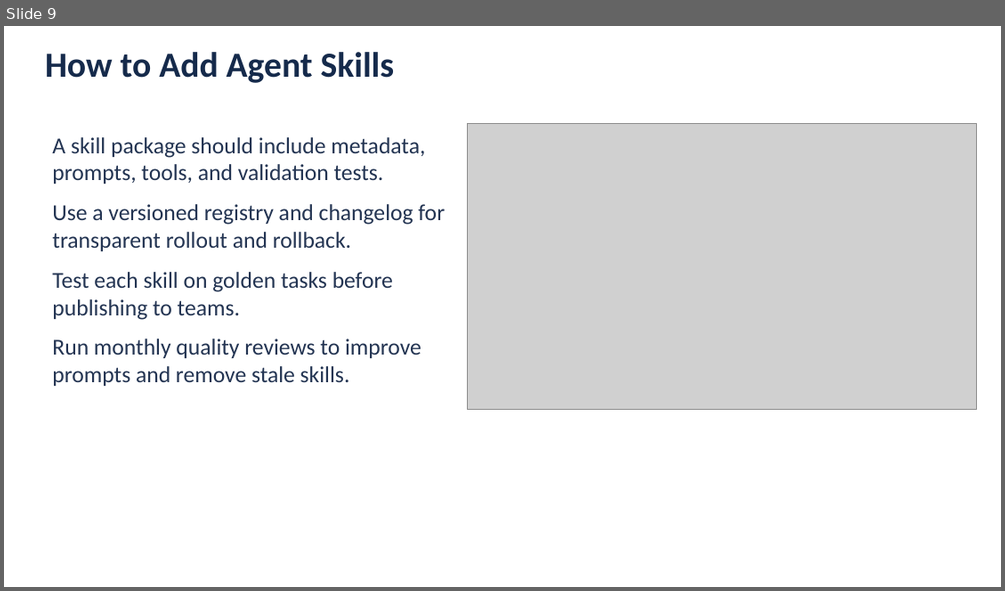
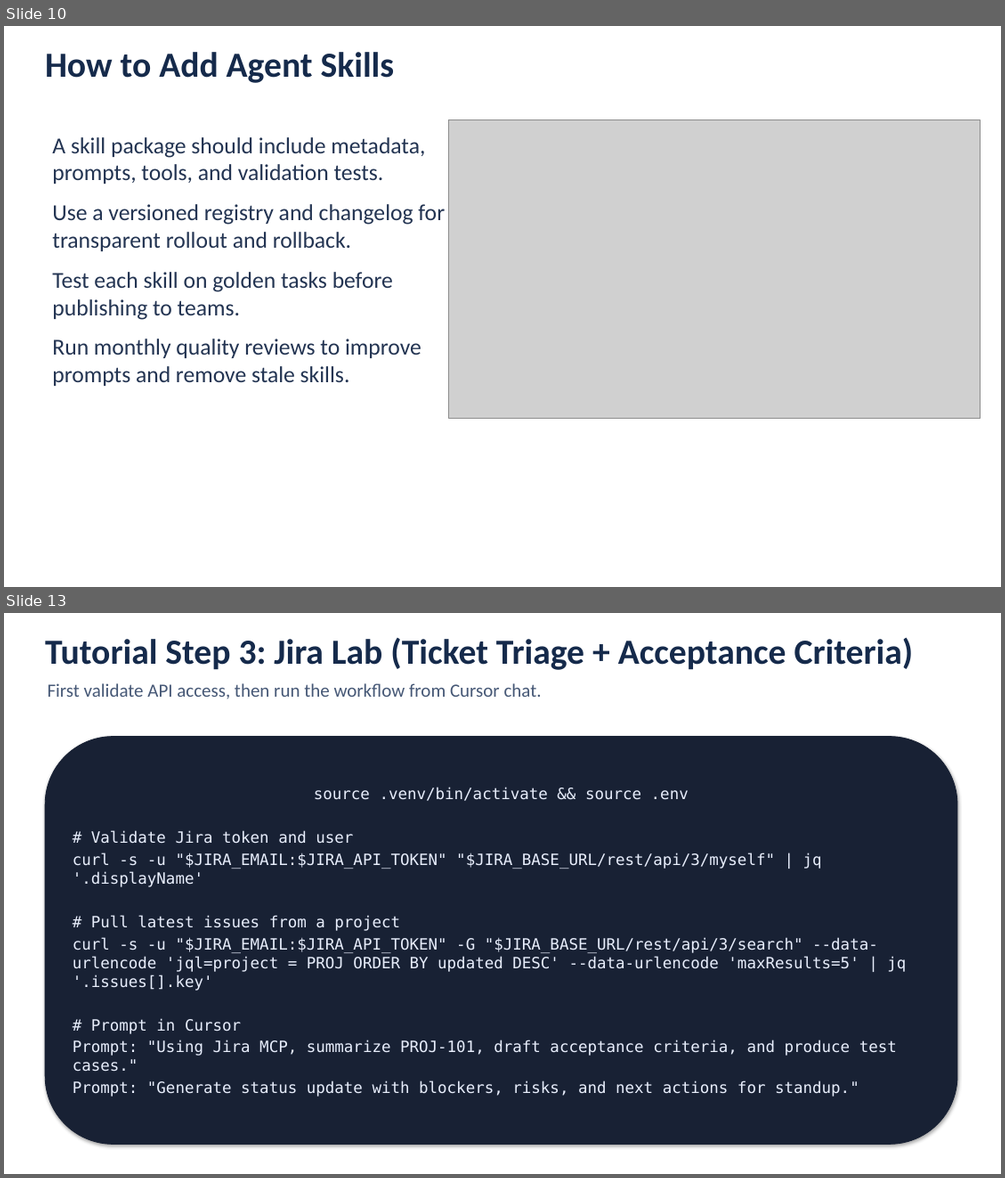
Before and after one commit to hassanahmedfoodservicesdirectunilever/cursor, a slide deck: Solution_Assessment_Cursor_AI_Capabilities_Integration_Review.pptx. Shown one above the other, each under a label of ours: slide 9 before the commit, slides 10 and 13 after it; the slides between them are not shown. The pictures are 1005x591 and 1005x1178 pixels, drawn with LibreOffice and Linux fonts; fonts in the diff are those of the drawing; grey boxes stand for pictures. Boxes give left, top, right and bottom in pixels: in the first picture for what was removed or moved away, otherwise in the second. Text is boxed around its words. In the diff, an @@ line names an element or a change of style, - is before the commit and + after.

```diff
--- a/Solution_Assessment_Cursor_AI_Capabilities_Integration_Review.pptx
+++ b/Solution_Assessment_Cursor_AI_Capabilities_Integration_Review.pptx
@@ slide 13 added at box(4, 613, 1001, 1174), background #FFFFFF @@
@@ text added at box(45, 637, 914, 670), 34 pt, text #152A4B, bold @@
+Tutorial Step 3: Jira Lab (Ticket Triage + Acceptance Criteria)
@@ text added at box(48, 683, 542, 699), 18 pt, text #465876 @@
+First validate API access, then run the workflow from Cursor chat.
@@ rounded rectangle added at box(45, 737, 957, 1144), fill #182134, outline #182134 0.75 pt, 15 pt, text #E8EEFC @@
+source .venv/bin/activate && source .env
+# Validate Jira token and user
+curl -s -u "$JIRA_EMAIL:$JIRA_API_TOKEN" "$JIRA_BASE_URL/rest/api/3/myself" | jq '.displayName'
+# Pull latest issues from a project
+curl -s -u "$JIRA_EMAIL:$JIRA_API_TOKEN" -G "$JIRA_BASE_URL/rest/api/3/search" --data-urlencode 'jql=project = PROJ ORDER BY updated DESC' --data-urlencode 'maxResults=5' | jq '.issues[].key'
+# Prompt in Cursor
+Prompt: "Using Jira MCP, summarize PROJ-101, draft acceptance criteria, and produce test cases."
+Prompt: "Generate status update with blockers, risks, and next actions for standup."
@@ what was slide 9 is now slide 10 @@
@@ slide 10 changed as well @@
@@ picture: place and size @@
-picture at box(468, 123, 976, 410)
+picture at box(449, 119, 979, 418)
```
Also in this commit, not shown: 11 other slides changed, 7 other slides added, 13 other files.
